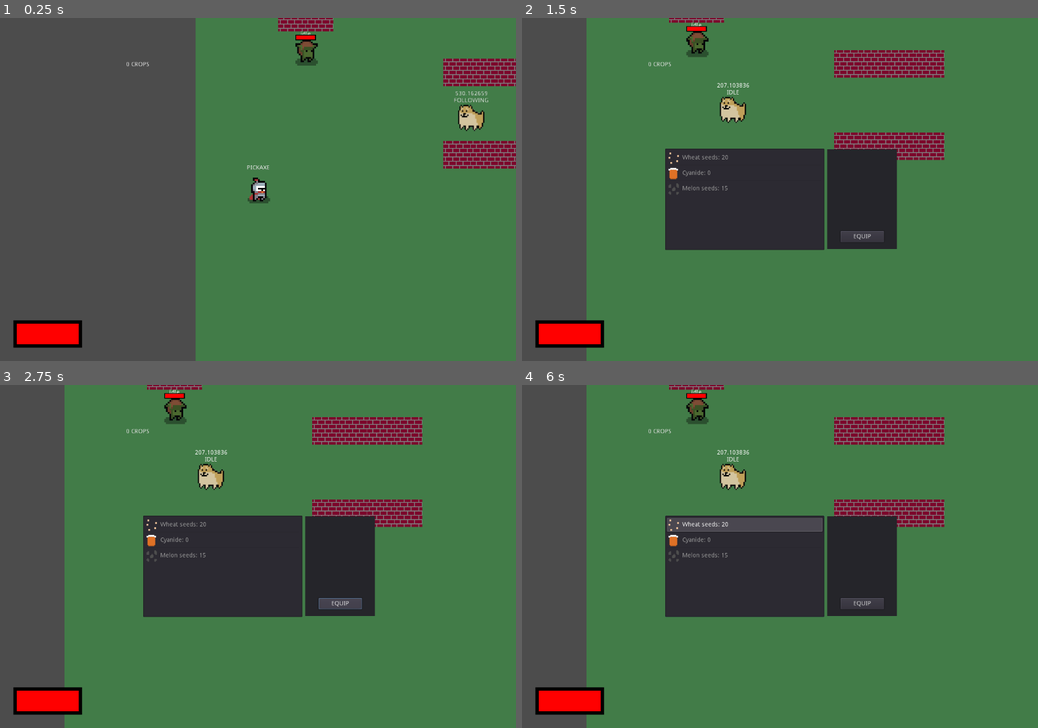
Above: before the commit, frames 1-4 (two rows, left to right).
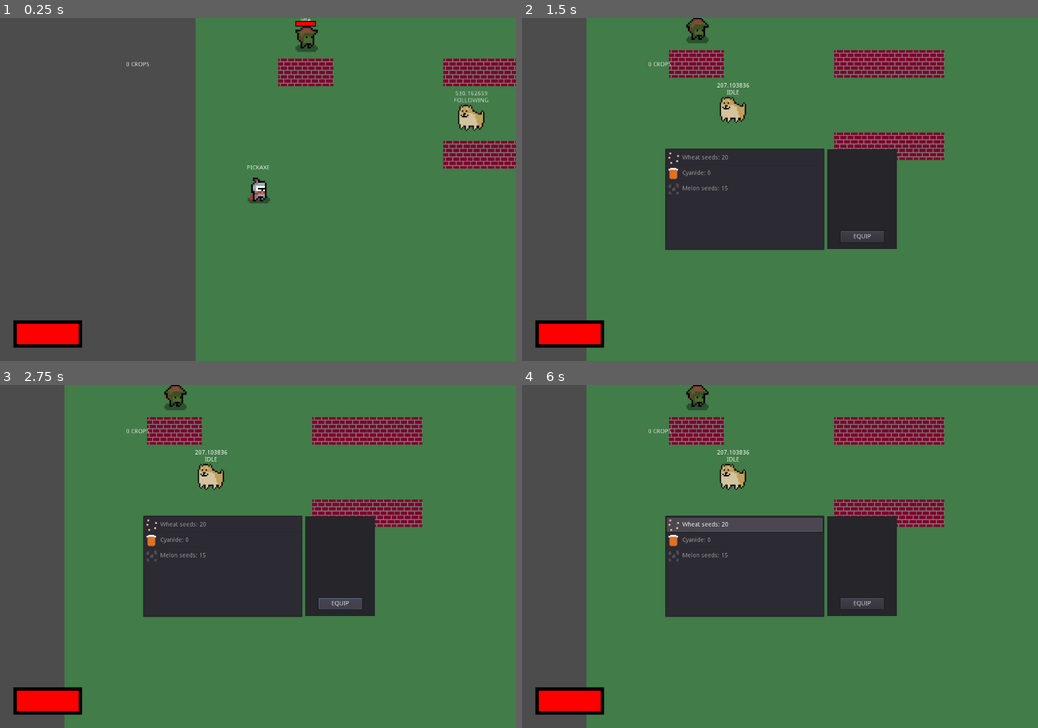
Above: after the commit, the same moments.

Repository: ranaxdev/BeatTheBoredomJam
Game: Godot game, scene res://Scenes/World.tscn
The game is run twice, just before and just after one commit, with the same random seed, the same clock (stepped at 60 frames per second) and the same inputs.
Inputs (mouse positions are in pixels of both pictures, inside the frame that each line leads up to):
- Up to frame 1 (0.25 s): no input
- Up to frame 2 (1.5 s): tap Enter (ui_accept) at 0.5, 0.77 s; move the mouse to (893, 172) at 0.52 s; hold D (move_right) 0.53-1.28 s; click (893, 172) at 0.6 s; move the mouse to (676, 206) at 1.27 s; hold S (move_down) from 1.28 s (still down); tap E (toggle_inv) at 1.35 s
- Up to frame 3 (2.75 s): tap Enter (ui_accept) at 1.52 s; release S (move_down) at 2 s; click "EQUIP" at 2 s
- Up to frame 4 (6 s): tap Enter (ui_accept) at 2.75, 3.5, 3.77, 4.25, 4.52, 5, 5.27, 5.75 s; move the mouse to (831, 481) at 2.77 s; hold D (move_right) 2.78-3.53 s; hold 1 2.78-3.53 s; move the mouse to (754, 625) at 3.52 s; hold W (move_up) 3.53-4.28 s; tap 2 at 3.6 s; move the mouse to (934, 607) at 4.27 s; hold 3 4.28-5.03 s; hold A (move_left) 4.28-5.78 s; move the mouse to (625, 505) at 5.02 s; tap 4 at 5.1 s; move the mouse to (805, 556) at 5.77 s; hold S (move_down) from 5.78 s (still down); hold Space from 5.78 s (still down)

The runs differ from the first frame. In frame 1, 1.6% of the frame differs, in the area x 53-65%, y 0-20%; in frame 2, 1.3%; in frame 3, 1.3%; in frame 4, 1.3%.

Commit message:
fixed collision clipping & added line of sight

Diff:
--- a/Scenes/Actors/Enemy.tscn
+++ b/Scenes/Actors/Enemy.tscn
@@ -33,43 +33,43 @@
 
 [sub_resource type="AtlasTexture" id=7]
 atlas = ExtResource( 1 )
-region = Rect2( 0, 16, 16, 16 )
+region = Rect2( 0, 0, 16, 16 )
 
 [sub_resource type="AtlasTexture" id=8]
 atlas = ExtResource( 1 )
-region = Rect2( 16, 16, 16, 16 )
+region = Rect2( 32, 0, 16, 16 )
 
 [sub_resource type="AtlasTexture" id=9]
 atlas = ExtResource( 1 )
-region = Rect2( 32, 16, 16, 16 )
+region = Rect2( 64, 0, 16, 16 )
 
 [sub_resource type="AtlasTexture" id=10]
 atlas = ExtResource( 1 )
-region = Rect2( 48, 16, 16, 16 )
+region = Rect2( 80, 0, 16, 16 )
 
 [sub_resource type="AtlasTexture" id=11]
 atlas = ExtResource( 1 )
-region = Rect2( 64, 16, 16, 16 )
+region = Rect2( 0, 16, 16, 16 )
 
 [sub_resource type="AtlasTexture" id=12]
 atlas = ExtResource( 1 )
-region = Rect2( 80, 16, 16, 16 )
+region = Rect2( 16, 16, 16, 16 )
 
 [sub_resource type="AtlasTexture" id=13]
 atlas = ExtResource( 1 )
-region = Rect2( 0, 0, 16, 16 )
+region = Rect2( 32, 16, 16, 16 )
 
 [sub_resource type="AtlasTexture" id=14]
 atlas = ExtResource( 1 )
-region = Rect2( 32, 0, 16, 16 )
+region = Rect2( 48, 16, 16, 16 )
 
 [sub_resource type="AtlasTexture" id=15]
 atlas = ExtResource( 1 )
-region = Rect2( 64, 0, 16, 16 )
+region = Rect2( 64, 16, 16, 16 )
 
 [sub_resource type="AtlasTexture" id=16]
 atlas = ExtResource( 1 )
-region = Rect2( 80, 0, 16, 16 )
+region = Rect2( 80, 16, 16, 16 )
 
 [sub_resource type="SpriteFrames" id=17]
 animations = [ {
@@ -78,24 +78,24 @@
 "name": "idle",
 "speed": 8.0
 }, {
-"frames": [ SubResource( 7 ), SubResource( 8 ), SubResource( 9 ), SubResource( 10 ), SubResource( 11 ), SubResource( 12 ) ],
+"frames": [ SubResource( 7 ), null, SubResource( 8 ), null, SubResource( 9 ), null, SubResource( 10 ), null ],
+"loop": true,
+"name": "knockback",
+"speed": 8.0
+}, {
+"frames": [ SubResource( 11 ), SubResource( 12 ), SubResource( 13 ), SubResource( 14 ), SubResource( 15 ), SubResource( 16 ) ],
 "loop": true,
 "name": "walk",
-"speed": 8.0
-}, {
-"frames": [ SubResource( 13 ), null, SubResource( 14 ), null, SubResource( 15 ), null, SubResource( 16 ), null ],
-"loop": true,
-"name": "knockback",
 "speed": 8.0
 } ]
 
 [sub_resource type="RectangleShape2D" id=18]
 extents = Vector2( 15.7572, 7.60492 )
 
-[sub_resource type="CircleShape2D" id=22]
+[sub_resource type="CircleShape2D" id=19]
 radius = 36.3984
 
-[sub_resource type="RectangleShape2D" id=23]
+[sub_resource type="RectangleShape2D" id=20]
 extents = Vector2( 16, 8 )
 
 [node name="Enemy" type="KinematicBody2D"]
@@ -169,6 +169,11 @@
 }
 
 [node name="KnockTween" type="Tween" parent="."]
+
+[node name="LineOfSight" type="RayCast2D" parent="."]
+enabled = true
+cast_to = Vector2( 0, 200 )
+collision_mask = 17
 [connection signal="area_entered" from="HurtBox" to="." method="_on_HurtBox_area_entered"]
 [connection signal="area_entered" from="Weapon" to="." method="_on_Weapon_area_entered"]
 [connection signal="timeout" from="KnockbackTimer" to="." method="_on_knockbackTimer_timeout"]
--- a/Scenes/Actors/Player.tscn
+++ b/Scenes/Actors/Player.tscn
@@ -125,8 +125,11 @@
 "speed": 10.0
 } ]
 
-[sub_resource type="CircleShape2D" id=26]
-radius = 31.2137
+[sub_resource type="RectangleShape2D" id=26]
+extents = Vector2( 20.0442, 28.3987 )
+
+[sub_resource type="CircleShape2D" id=27]
+radius = 0.01
 
 [node name="Player" type="KinematicBody2D"]
 collision_mask = 7
@@ -141,7 +144,7 @@
 scale = Vector2( 4, 4 )
 frames = SubResource( 20 )
 animation = "damage"
-frame = 4
+frame = 1
 playing = true
 
 [node name="Camera2D" type="Camera2D" parent="."]
@@ -220,6 +223,9 @@
 
 [node name="DmgTimer" type="Timer" parent="."]
 one_shot = true
+
+[node name="CollisionShape2D2" type="CollisionShape2D" parent="."]
+shape = SubResource( 27 )
 [connection signal="animation_finished" from="Sword/Sprite" to="." method="_on_Sprite_animation_finished"]
 [connection signal="area_entered" from="HurtBox" to="." method="_on_HurtBox_area_entered"]
 [connection signal="timeout" from="DmgTimer" to="." method="_on_DmgTimer_timeout"]
--- a/Scenes/World.tscn
+++ b/Scenes/World.tscn
@@ -22,8 +22,10 @@
 
 [node name="TileMap" type="TileMap" parent="NavMap"]
 tile_set = ExtResource( 4 )
+collision_layer = 16
+collision_mask = 7
 format = 1
-tile_data = PoolIntArray( 0, 1, 0, 1, 1, 0, 2, 1, 0, 3, 1, 0 …(1826 unchanged characters)…  0, 458753, 1, 0, 458754, 1, 0, 458755, 0, 0, 458756, 0, 0, 458757, 1, 0, 458758, 1, 0, 458759, 1, 0, 458760, 1, 0, 458761, 1, 0, 458762, 1, 0, 458763, 1, 0, 458764, 1, 0, 458765, 1, 0, 458766, 1, 0, 458767, 1, 0, 458768, 1, 0, 458769, 1, 0, 458770, 1, 0, 458771, 1, 0, 524288, 1, 0, 524289, 1, 0, 524290, 1, 0, 524291, 1, 0, 524292, 1, 0, 524293, 1, 0, 524294, 1, 0, 524295, 1, 0, 524296, 1, 0, 524297, 1, 0, 524298, 1, 0, 524299, 1, 0, 524300, 1, 0, 524301, 1, 0, 524302, 1, 0, 524303, 1, 0, 524304, 1, 0, 524305, 1, 0, 524306, 1, 0, 524307, 1, 0, 589824, 1, 0, 589825, 1, 0, 589826, 1, 0, 589827, 1, 0, 589828, 1, 0, 589829, 1, 0, 589830, 1, 0, 589831, …(3355 unchanged characters)…
+tile_data = PoolIntArray( 0, 1, 0, 1, 1, 0, 2, 1, 0, 3, 1, 0 …(1826 unchanged characters)…  0, 458753, 1, 0, 458754, 1, 0, 458755, 1, 0, 458756, 1, 0, 458757, 1, 0, 458758, 1, 0, 458759, 1, 0, 458760, 1, 0, 458761, 1, 0, 458762, 1, 0, 458763, 1, 0, 458764, 1, 0, 458765, 1, 0, 458766, 1, 0, 458767, 1, 0, 458768, 1, 0, 458769, 1, 0, 458770, 1, 0, 458771, 1, 0, 524288, 1, 0, 524289, 1, 0, 524290, 1, 0, 524291, 1, 0, 524292, 1, 0, 524293, 1, 0, 524294, 1, 0, 524295, 1, 0, 524296, 1, 0, 524297, 1, 0, 524298, 1, 0, 524299, 1, 0, 524300, 1, 0, 524301, 1, 0, 524302, 1, 0, 524303, 1, 0, 524304, 1, 0, 524305, 1, 0, 524306, 1, 0, 524307, 1, 0, 589824, 1, 0, 589825, 1, 0, 589826, 1, 0, 589827, 0, 0, 589828, 0, 0, 589829, 1, 0, 589830, 1, 0, 589831, …(3355 unchanged characters)…
 
 [node name="Farming" type="Node2D" parent="."]
 script = ExtResource( 7 )
@@ -42,7 +44,7 @@
 acceleration = 3000
 
 [node name="Enemy" parent="." instance=ExtResource( 9 )]
-position = Vector2( 256, 560 )
+position = Vector2( 256, 528 )
 
 [node name="Player" parent="." instance=ExtResource( 1 )]
 position = Vector2( 145.115, 880.87 )
--- a/Scripts/Actors/Enemy.gd
+++ b/Scripts/Actors/Enemy.gd
@@ -5,8 +5,11 @@
 onready var weaponTimer := $WeaponTimer
 onready var knockbackTimer := $KnockbackTimer
 onready var knockbackTween := $KnockTween
+onready var lineOfSight := $LineOfSight
 onready var player : KinematicBody2D = $"/root/World/Player"
 onready var nav2d : Navigation2D = $"/root/World/NavMap"
+const sightDistance = 500
+var knockbackTestPosition
 var isKnockbacked = false;
 var shouldFollow = false
 var canAttack = true
@@ -22,26 +25,33 @@
 	for key in states:
 		if states[key] == state:
 			$Label.set_text(key)
+
 	if canAttack && state != states.knockback:
 		weapon.get_node("Collision").disabled = false
 		attack()
 	else:
 		weapon.get_node("Collision").disabled = true
+
 	if state == states.following:
 		follow(delta)
+
+	if state == states.knockback:
+		if test_move(transform, knockbackTestPosition - global_position):
+			knockbackTween.stop(self)
+		position = knockbackTestPosition
 
 func getTransition(delta):
 	match state:
 		states.idle:
 			if isKnockbacked:
 				return states.knockback
+			elif shouldFollow():
+				return states.following
 			elif shouldFollow:
 				return states.following
 		states.following:
 			if isKnockbacked:
 				return states.knockback
-			elif !shouldFollow:
-				return states.idle
 		states.knockback:
 			if !isKnockbacked:
 				return states.idle
@@ -86,13 +96,22 @@
 	var knockbackPoint = global_position - player.global_position
 	knockbackTween.interpolate_property(
 			self, #object
-			"position", #property
+			"knockbackTestPosition", #property
 			global_position, #start
 			knockbackPoint + global_position, #end
 			knockbackTimer.wait_time, #duration
 			Tween.TRANS_BOUNCE, #type
 			Tween.EASE_OUT) #type
 	knockbackTween.start()
+
+func shouldFollow():
+	var toPlayer = player.global_position - global_position
+	if toPlayer.length() < sightDistance:
+		lineOfSight.cast_to = toPlayer * 1.1
+		if lineOfSight.is_colliding():
+			if lineOfSight.get_collider() == player:
+				return true
+	return false
 
 func kill():
 	self.queue_free()
--- a/project.godot
+++ b/project.godot
@@ -125,6 +125,7 @@
 2d_physics/layer_2="enemy"
 2d_physics/layer_3="doggo"
 2d_physics/layer_4="sword"
+2d_physics/layer_5="map"
 
 [rendering]
 
Not shown: 1 places in Scenes/Actors/Enemy.tscn that only renumber resources
Not shown: 1 places in Scenes/Actors/Player.tscn that only renumber resources
